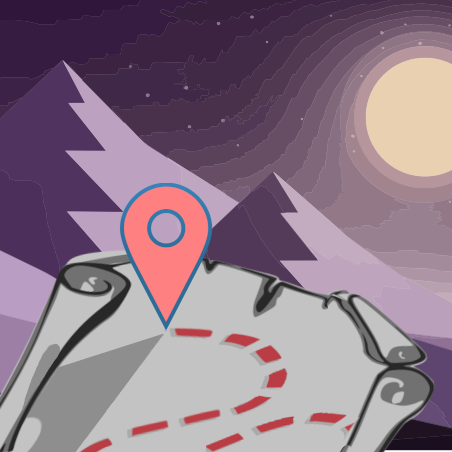
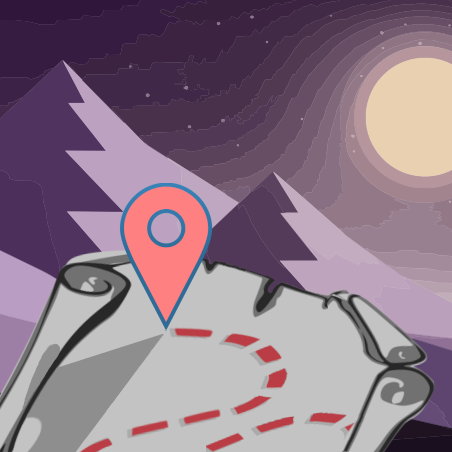
Before/after of a w=452, h=452 layered artwork. What changed in the layer stack:
painted on "Marker" over 0, 417, 27, 452
painted on "map 2" over 26, 257, 365, 452
painted on "desert.png" over 0, 450, 452, 452
